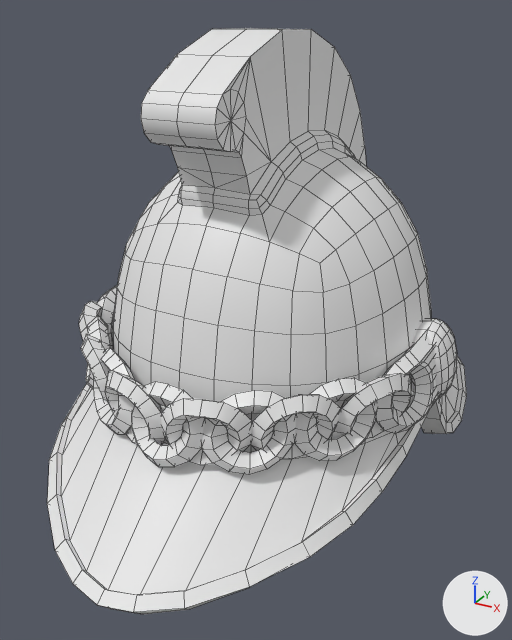
The Blender file Attires_Modular/Attires_Hats/Attire_Hat_FirefighterPrivateHelmet/Attire_Hat_FirefighterPrivateHelmet.blend as it was, and as the next commit left it.
Before and after are seen from a 50 mm camera at (0.173, -0.337, 0.255) aimed at (-0.005, -0.012, 0.092). The axes (+X, +Y, +Z) are drawn at lower right. The lights are the same throughout. The picture after the commit comes second. Mesh edges are drawn as thin lines.

Script lines for the objects in view, before the commit:
```python
me_attire_hat_firefighterprivatehelmet = bpy.data.meshes.new('Attire_Hat_FirefighterPrivateHelmet')
me_attire_hat_firefighterprivatehelmet.from_pydata(...)  # 1901 vertices, 1972 faces; spans x -0.106..0.106, y -0.165..0.178, z 0.0..0.246
me_attire_hat_firefighterprivatehelmet.polygons.foreach_set('use_smooth', [True] * 1972)
me_attire_hat_firefighterprivatehelmet.materials.append(None)
ob_attire_hat_firefighterprivatehelmet = bpy.data.objects.new('Attire_Hat_FirefighterPrivateHelmet', me_attire_hat_firefighterprivatehelmet)
ob_attire_hat_firefighterprivatehelmet.location = (0.0, 0.0, 0.0)
```
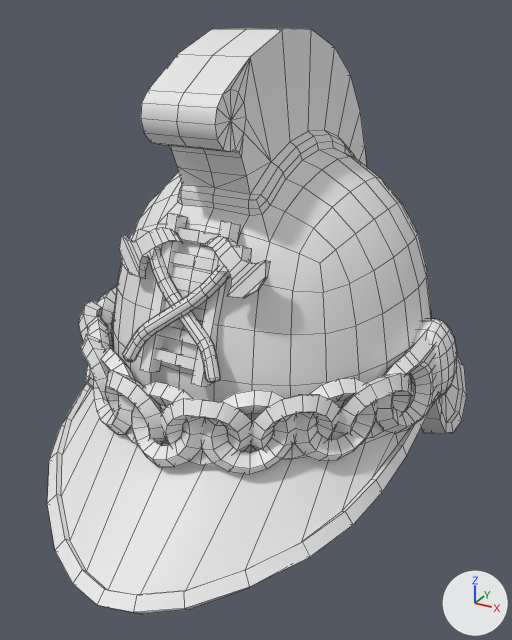
Boxes (x1, y1, x2, y2) around the edits, measured in the pictures (512 x 640 px):
```json
{"part": 1, "of": "me_attire_hat_firefighterprivatehelmet", "change": "added", "after": [119, 213, 270, 387]}
```

Edits to the scene script, one JSON object a line:
```json
{"block": "me_attire_hat_firefighterprivatehelmet", "where": "# used by ob_attire_hat_firefighterprivatehelmet; location = (0.0, 0.0, 0.0)"}
{"op": "remove", "block": "me_attire_hat_firefighterprivatehelmet", "code": "me_attire_hat_firefighterprivatehelmet.from_pydata(...)  # 1901 vertices, 1972 faces; spans x -0.106..0.106, y -0.165..0.178, z 0.0..0.246"}
{"op": "add", "block": "me_attire_hat_firefighterprivatehelmet", "code": "me_attire_hat_firefighterprivatehelmet.from_pydata(...)  # 2243 vertices, 2286 faces; spans x -0.106..0.106, y -0.165..0.178, z 0.0..0.246"}
{"block": "me_attire_hat_firefighterprivatehelmet", "change": "me_attire_hat_firefighterprivatehelmet part 1: 342 vertices added at x -0.04..0.04, y -0.108..-0.067, z 0.096..0.168"}
{"block": "me_attire_hat_firefighterprivatehelmet", "change": "me_attire_hat_firefighterprivatehelmet part 2: the surface is now shaded flat"}
```
